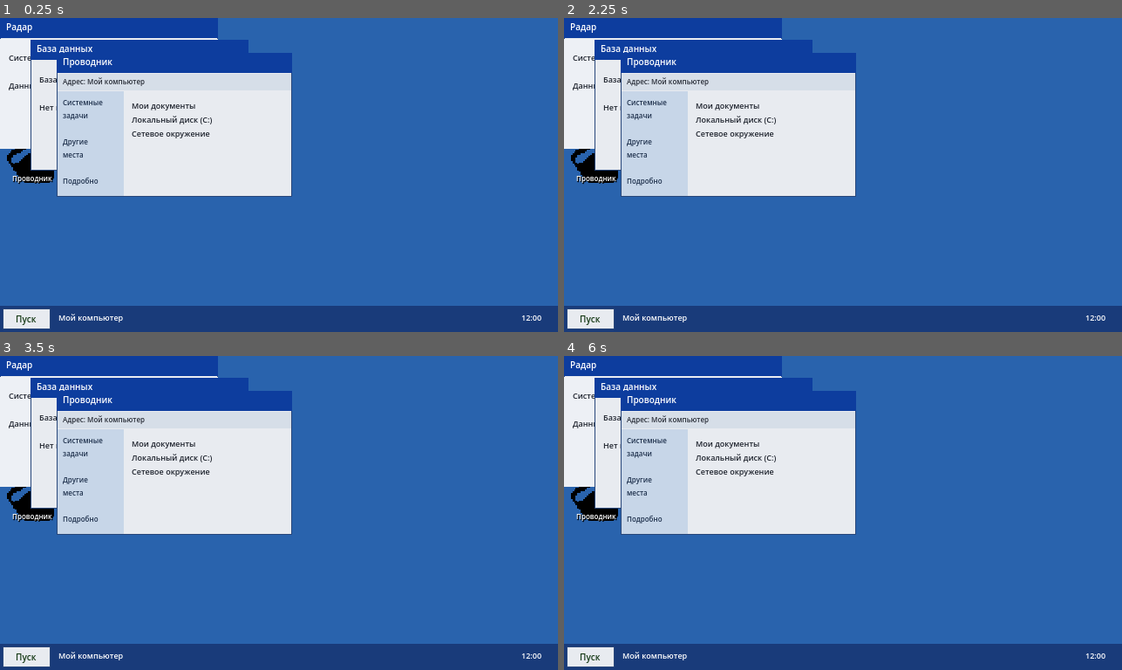
Above: before the commit, frames 1-4 (two rows, left to right).
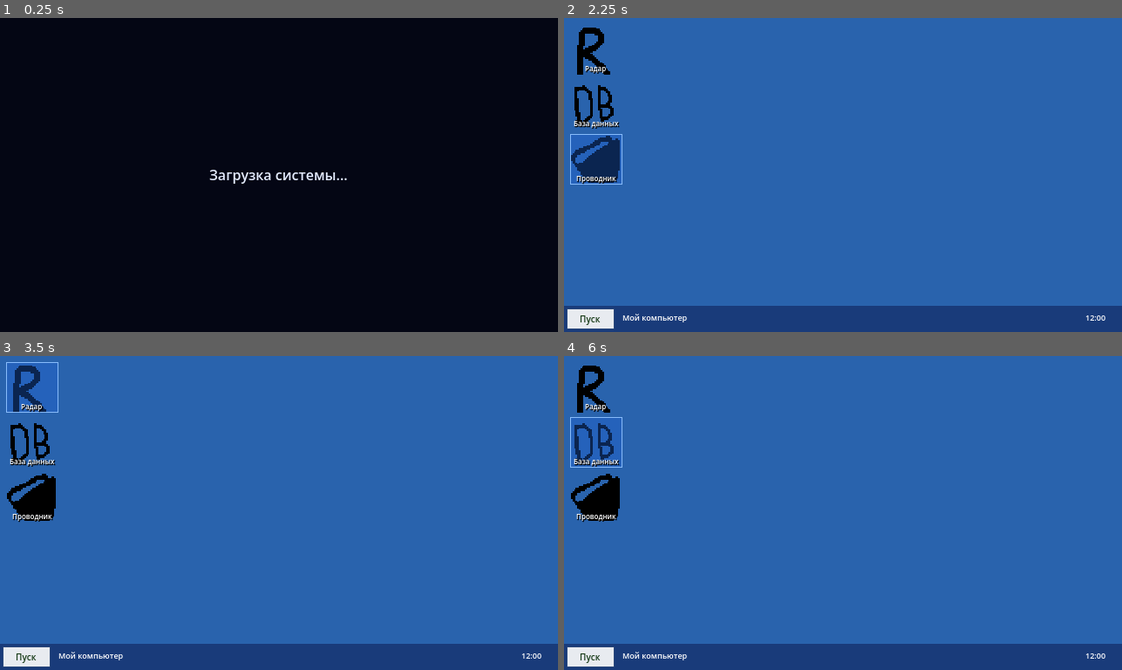
Above: after the commit, the same moments.

Repository: Blyaprint/StudakPlease
Game: Godot game, scene res://scenes/main.tscn
The game is run twice, just before and just after one commit, with the same random seed, the same clock (stepped at 60 frames per second) and the same inputs.
Inputs (mouse positions are in pixels of both pictures, inside the frame that each line leads up to):
- Up to frame 1 (0.25 s): no input
- Up to frame 2 (2.25 s): click (597, 49) at 0.5 s, where only the run before the commit has a clickable "Радар"; click (597, 105) at 1.25 s, where only the run before the commit has a clickable "База данных"; click "Проводник" at 2 s
- Up to frame 3 (3.5 s): click "Радар" at 2.75 s
- Up to frame 4 (6 s): click "База данных" at 3.5 s; click "Проводник" at 4.25 s; click "Радар" at 5 s; click "База данных" at 5.75 s

The runs differ from the first frame. In frame 1, 100% of the frame differs, in the area x 0-100%, y 0-100%; in frame 2, 28%; in frame 3, 27%; in frame 4, 27%.
Error before the commit: Parse Error: Expected indented block after "if" block. (res://scripts/pc_ui.gd:141)

Commit message:
Fix window dragging input indentation

Diff:
--- a/scripts/pc_ui.gd
+++ b/scripts/pc_ui.gd
@@ -139,10 +139,10 @@
 func _on_window_gui_input(event: InputEvent, win: Control) -> void:
 	if event is InputEventMouseButton and event.button_index == MOUSE_BUTTON_LEFT:
 		if event.pressed:
-		dragging_window = win
-		drag_offset = get_local_mouse_position() - win.position
-		win.move_to_front()
-		accept_event()
+			dragging_window = win
+			drag_offset = get_local_mouse_position() - win.position
+			win.move_to_front()
+			accept_event()
 
 func _input(event: InputEvent) -> void:
 	if event is InputEventMouseMotion and dragging_window:
